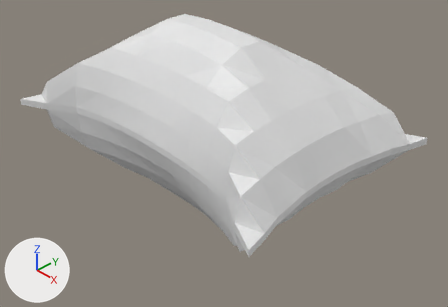
What one commit did to the Blender file object/sack9.blend.
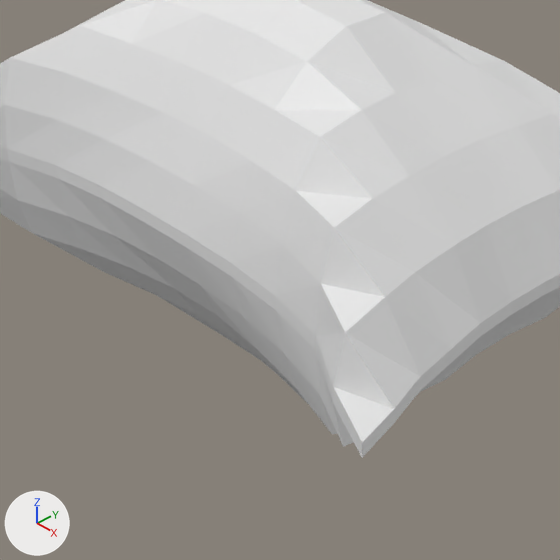
Each version appears first whole from a camera (50 mm lens) standing at (3.3, -2.97, 2.33) and looking at (0.05, 0.09, -0.34), and next in a close-up on the part from 16% to 77% of the width and 11% to 100% of the height. The axes (+X, +Y, +Z) are drawn at lower left. The lights are the same throughout. The last two pictures show the newer version.

Objects in the first close-up: '평면'.
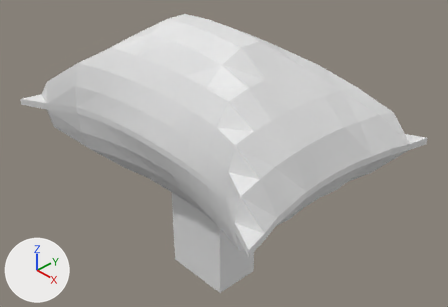
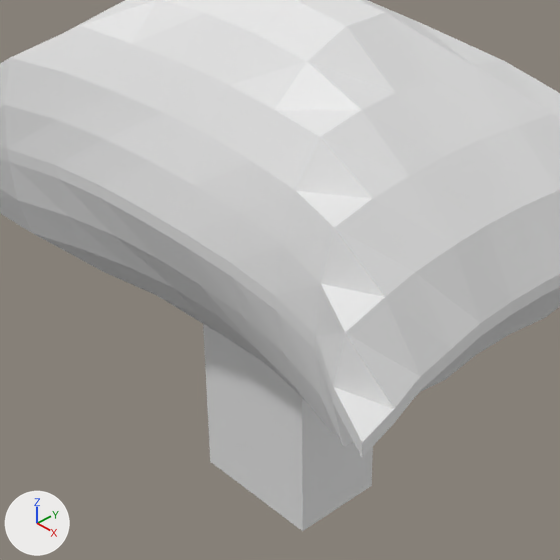
Diff of the bpy script that builds the scene:
```diff
--- a/object/sack9.blend.py
+++ b/object/sack9.blend.py
@@ me_큐브 @@
+me_큐브.from_pydata(...)  # a box spanning x -1.0..1.0, y -1.0..1.0, z -1.0..1.0
@@ ob_큐브 @@
+ob_큐브 = bpy.data.objects.new('큐브', me_큐브)
+ob_큐브.location = (0.0, 0.0, -1.07)
+ob_큐브.scale = (0.31, -0.21, 0.46)
```

Boxes [x1, y1, x2, y2] around the edits, measured in the close-ups (560 x 560 px):
'큐브', added
    after: [203, 324, 373, 531]
